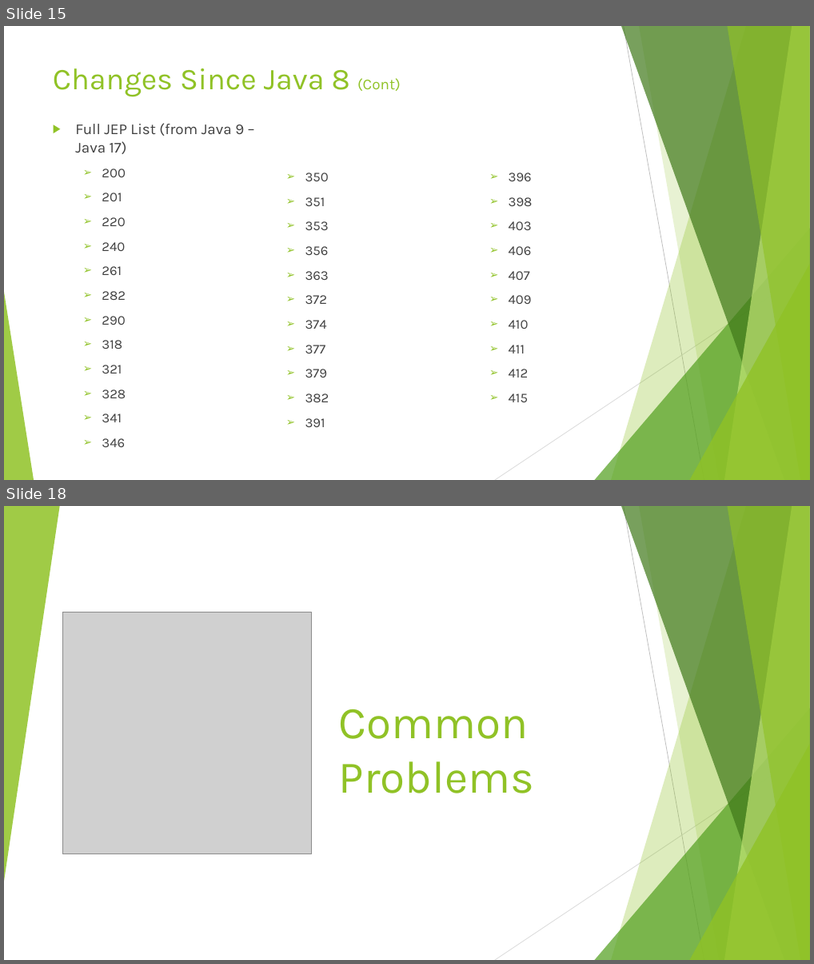
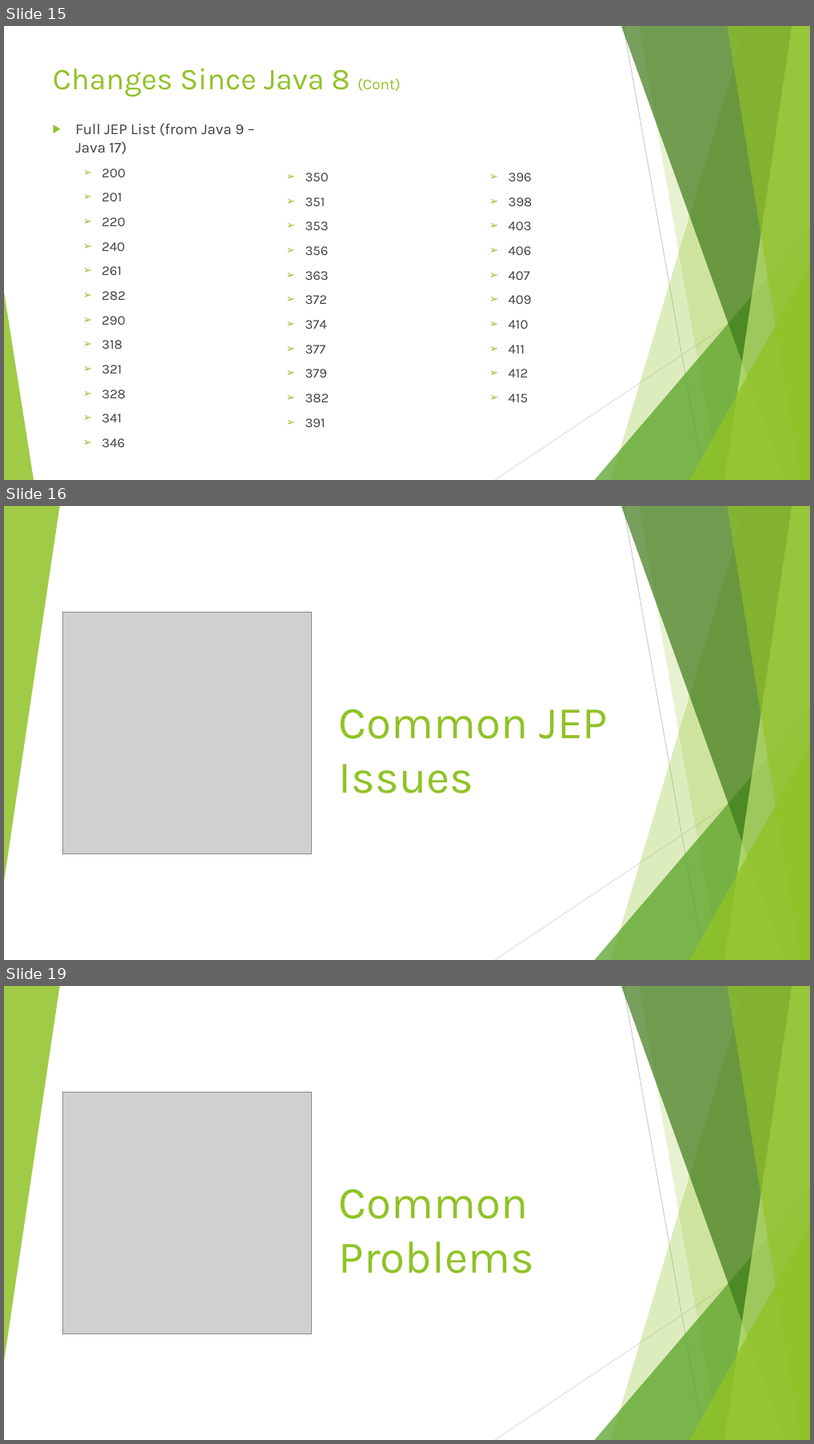
Before and after one commit to Rohan427/Qpid4Graal, a slide deck: doc/reference/Java_17 _Upgrade.pptx. Shown one above the other, each under a label of ours: slides 15 and 18 before the commit, slides 15, 16 and 19 after it; the slides between them are not shown. The pictures are 814x964 and 814x1444 pixels, drawn with LibreOffice and Linux fonts; fonts in the diff are those of the drawing; grey boxes stand for pictures. Boxes give left, top, right and bottom in pixels: in the first picture for what was removed or moved away, otherwise in the second. Text is boxed around its words. In the diff, an @@ line names an element or a change of style, - is before the commit and + after.

```diff
--- a/doc/reference/Java_17 _Upgrade.pptx
+++ b/doc/reference/Java_17 _Upgrade.pptx
@@ slide 16 added at (4,506,810,960), background #FFFFFF; not listed: 10 template elements that a slide beside it also shows @@
@@ picture added at (62,612,312,855) @@
@@ title added at (339,708,608,793), 54 pt, text #90C226 @@
+Common JEP Issues
@@ what was slide 18 is now slide 19 @@
```
Also in this commit, not shown: 4 slides changed, 2 other slides added, 1 slide removed.
